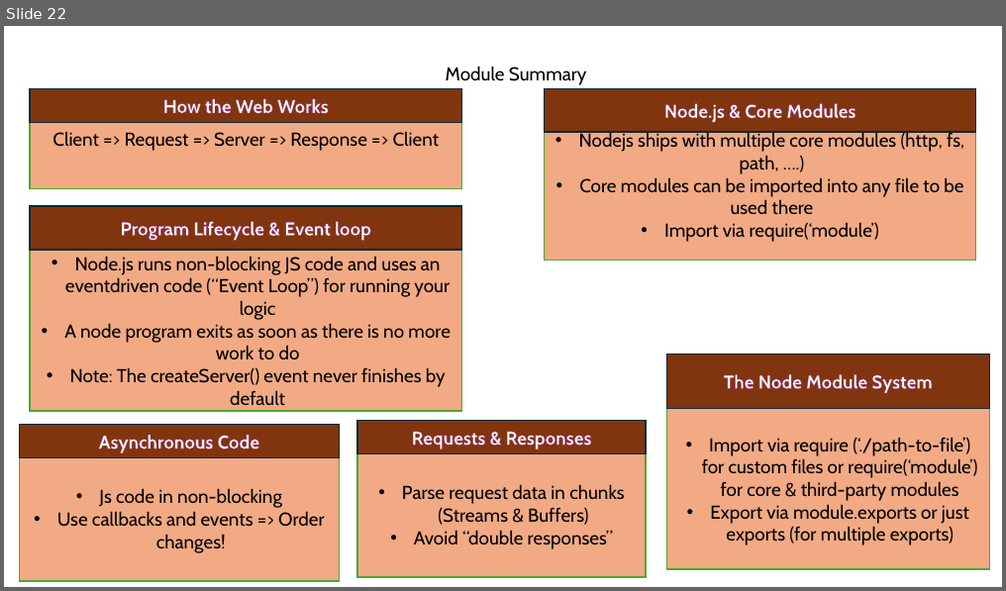
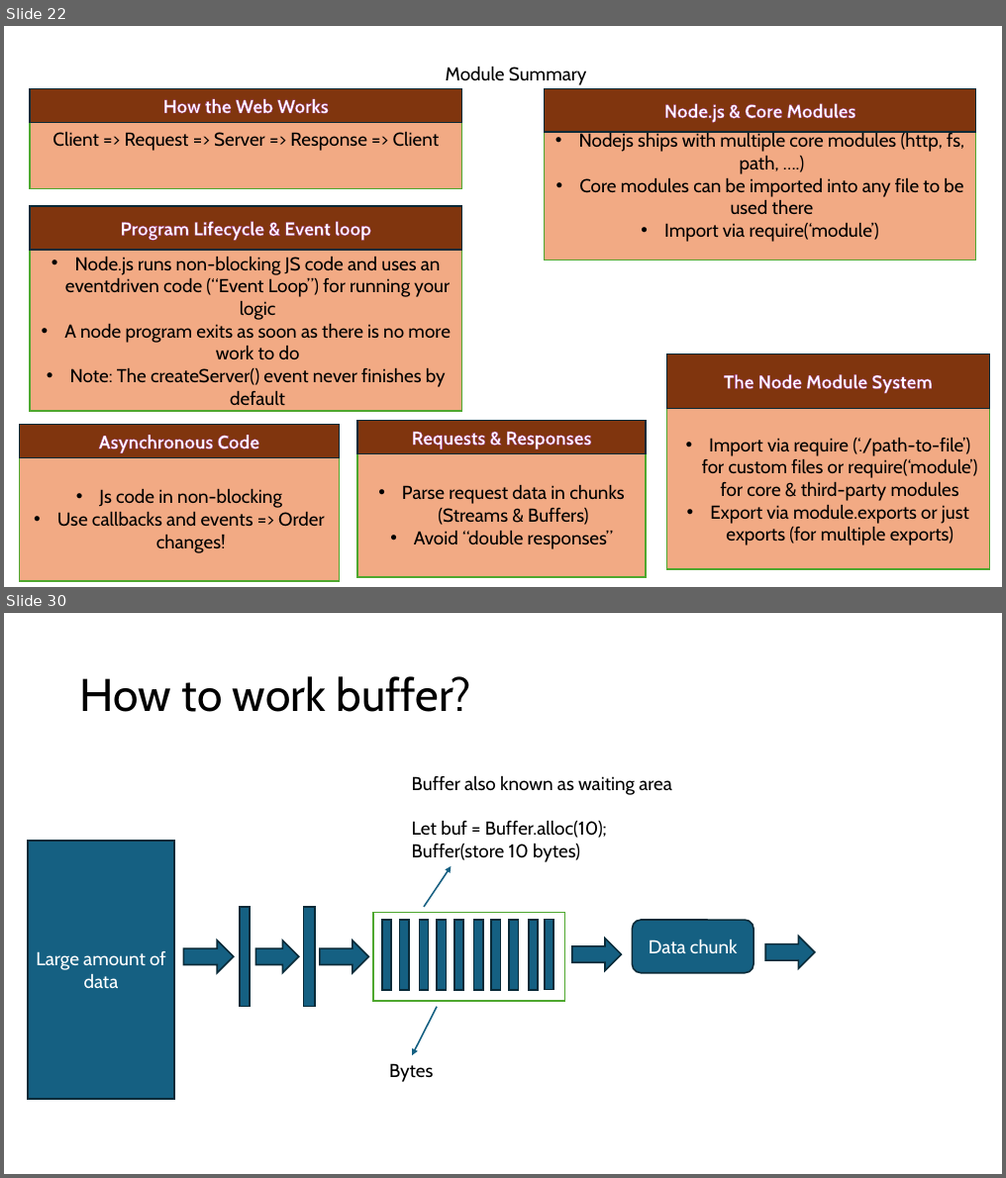
Before and after one commit to PiyushChaturvedii/Batch05, a slide deck: node/Nodejs.pptx. Shown one above the other, each under a label of ours: slide 22 before the commit, slides 22 and 30 after it; the slides between them are not shown. The pictures are 1006x591 and 1006x1178 pixels, drawn with LibreOffice and Linux fonts; fonts in the diff are those of the drawing. Boxes give left, top, right and bottom in pixels: in the first picture for what was removed or moved away, otherwise in the second. Text is boxed around its words. In the diff, an @@ line names an element or a change of style, - is before the commit and + after.

```diff
--- a/node/Nodejs.pptx
+++ b/node/Nodejs.pptx
@@ slide 30 added at [4,613,1002,1174], background #FFFFFF @@
@@ title added at [80,676,471,712], 44 pt, text #000000 @@
+How to work buffer?
@@ text added at [412,776,672,862], 18 pt, text #000000 @@
+Buffer also known as waiting area
+Let buf = Buffer.alloc(10);
+Buffer(store 10 bytes)
@@ rectangle added at [28,841,174,1099], fill #156082, outline #092A39 1.5 pt, 18 pt, text #FFFFFF @@
+Large amount of data
@@ arrow added from (424, 907) to (450, 866), #156082 1.5 pt @@
@@ rectangle added at [240,907,250,1007], fill #156082, outline #092A39 1.5 pt @@
@@ rectangle added at [303,907,316,1007], fill #156082, outline #092A39 1.5 pt @@
@@ rectangle added at [373,912,564,1001], fill #FFFFFF, outline #4EA72E 1.5 pt @@
@@ rectangle added at [382,920,391,990], fill #156082, outline #092A39 1.5 pt @@
@@ rectangle added at [400,920,409,990], fill #156082, outline #092A39 1.5 pt @@
@@ rectangle added at [420,920,429,990], fill #156082, outline #092A39 1.5 pt @@
@@ rectangle added at [437,920,446,990], fill #156082, outline #092A39 1.5 pt @@
@@ rectangle added at [454,920,463,990], fill #156082, outline #092A39 1.5 pt @@
@@ rectangle added at [474,920,483,990], fill #156082, outline #092A39 1.5 pt @@
@@ rectangle added at [491,920,500,990], fill #156082, outline #092A39 1.5 pt @@
@@ rectangle added at [509,920,519,990], fill #156082, outline #092A39 1.5 pt @@
@@ rectangle added at [529,920,538,990], fill #156082, outline #092A39 1.5 pt @@
@@ rectangle added at [545,919,553,989], fill #156082, outline #092A39 1.5 pt @@
@@ right arrow added at [572,939,622,970], fill #156082, outline #092A39 1.5 pt @@
@@ rounded rectangle added at [632,920,753,973], fill #156082, outline #092A39 1.5 pt, 18 pt, text #FFFFFF @@
+Data chunk
@@ right arrow added at [766,937,816,968], fill #156082, outline #092A39 1.5 pt @@
@@ right arrow added at [183,941,234,973], fill #156082, outline #092A39 1.5 pt @@
@@ right arrow added at [256,941,299,973], fill #156082, outline #092A39 1.5 pt @@
@@ right arrow added at [320,941,369,973], fill #156082, outline #092A39 1.5 pt @@
@@ arrow added from (437, 1007) to (412, 1056), #156082 1.5 pt @@
@@ text added at [389,1063,433,1082], 18 pt, text #000000 @@
+Bytes
```
Also in this commit, not shown: 10 other slides added, 9 other files.
